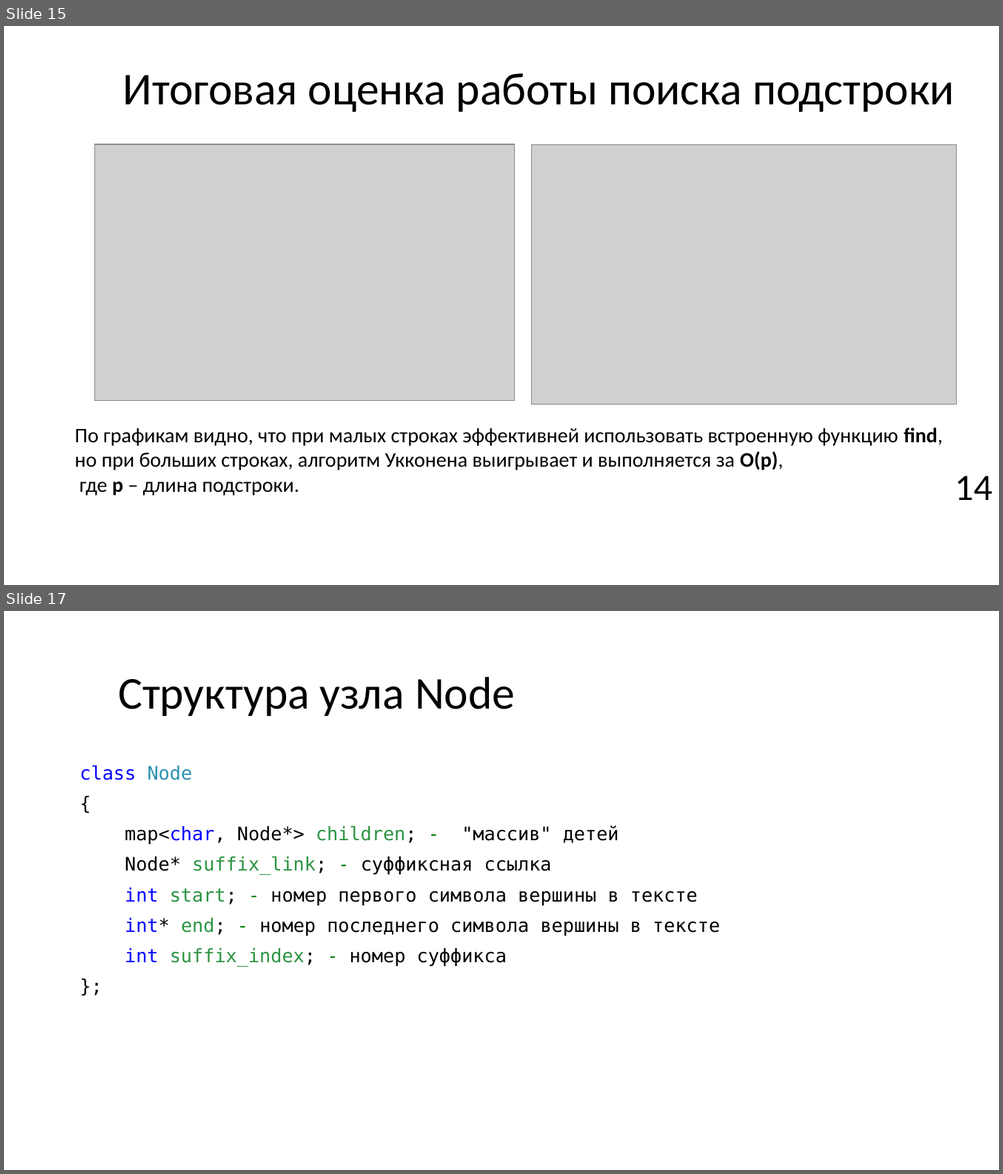
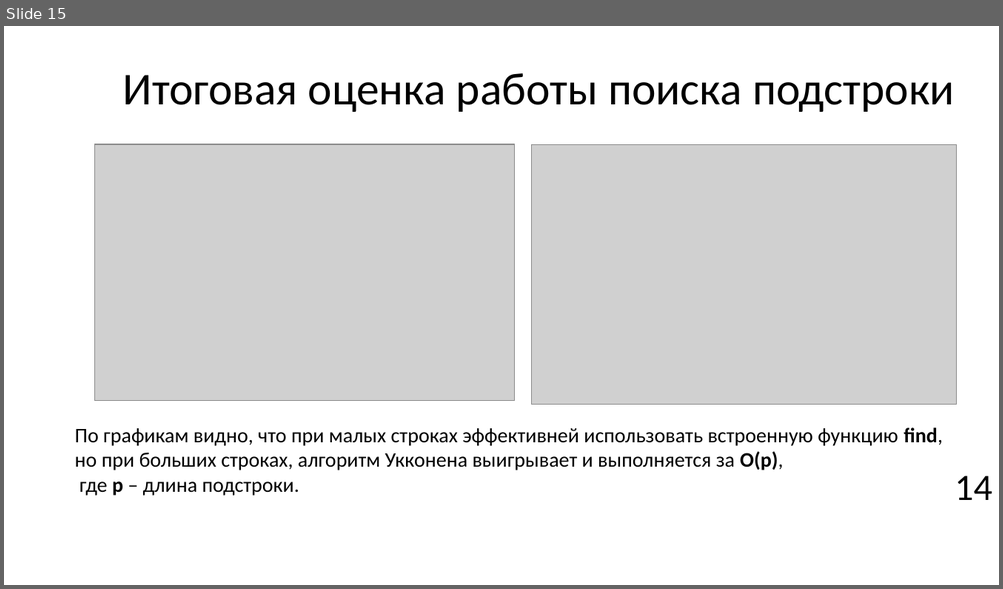
Before and after one commit to Pompon-Den/Suff-Tree-Algorithm-Ykkonen, a slide deck: Algorithm Ykkonena.pptx. Shown one above the other, each under a label of ours: slides 15 and 17 before the commit, slide 15 after it; the slides between them are not shown. The pictures are 1003x1174 and 1003x589 pixels, drawn with LibreOffice and Linux fonts; fonts in the diff are those of the drawing; grey boxes stand for pictures; background and template pictures are left out. Boxes give left, top, right and bottom in pixels: in the first picture for what was removed or moved away, otherwise in the second. Text is boxed around its words. In the diff, an @@ line names an element or a change of style, - is before the commit and + after.

```diff
--- a/Algorithm Ykkonena.pptx
+++ b/Algorithm Ykkonena.pptx
@@ slide 17 removed at box(4, 611, 999, 1170), background picture (left out) @@
@@ title removed at box(118, 677, 515, 716) @@
-Структура узла Node
@@ text removed at box(79, 765, 720, 967) @@
-class Node
-{
-map<char, Node*> children; - "массив" детей
-Node* suffix_link; - суффиксная ссылка
-int start; - номер первого символа вершины в тексте
-int* end; - номер последнего символа вершины в тексте
-int suffix_index; - номер суффикса
-};
```
Also in this commit, not shown: 2 slides changed, 1 slide added, 1 other slide removed, 3 other files.
